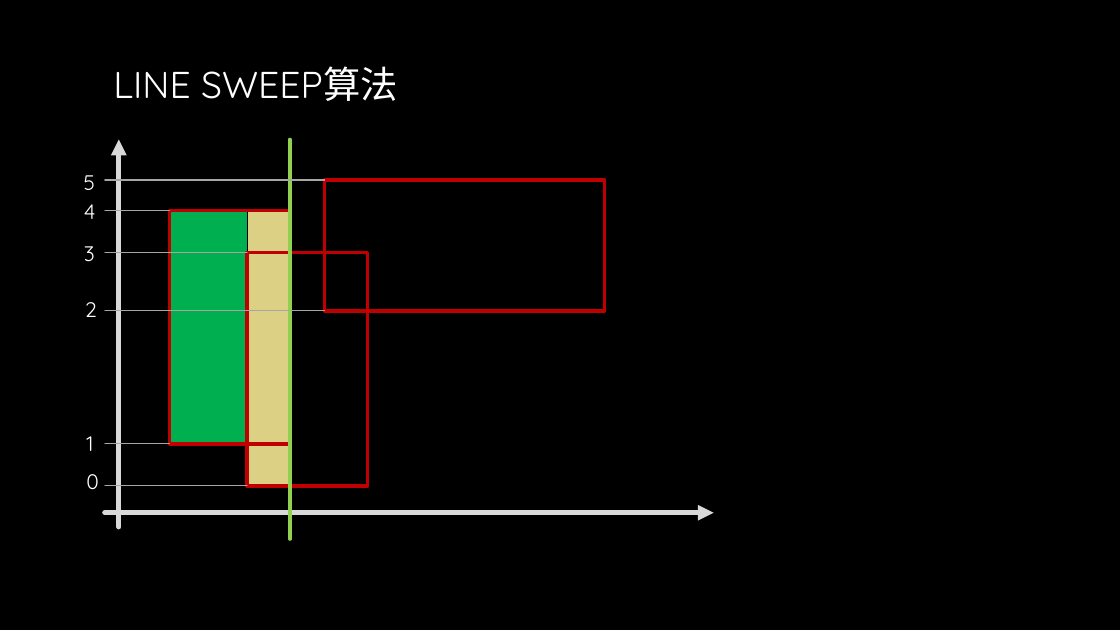
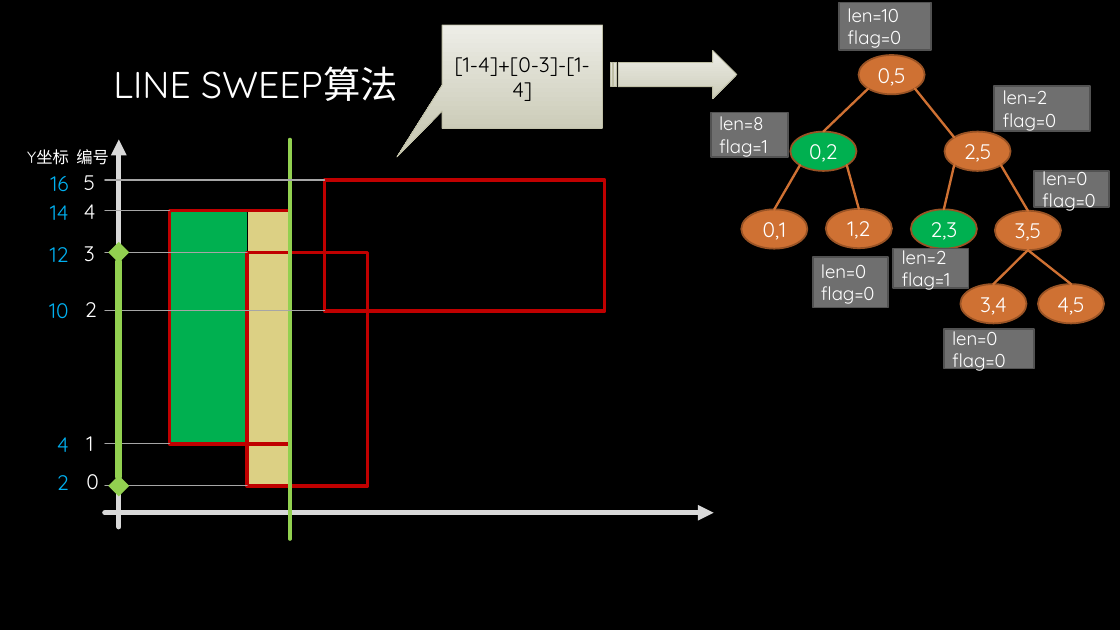
Before and after one commit to gzshawnliang/competitive-programming, a slide deck: slide 24 of doc/Other/RMQ问题.pptx. Drawn at 1120x630 pixels with LibreOffice and Linux fonts; fonts in the diff are those of the drawing; background and template pictures are left out. Boxes give left, top, right and bottom in pixels: in the first picture for what was removed or moved away, otherwise in the second. Text is boxed around its words. In the diff, an @@ line names an element or a change of style, - is before the commit and + after.

```diff
--- a/doc/Other/RMQ问题.pptx
+++ b/doc/Other/RMQ问题.pptx
@@ speech box added at <box>442,25,602,129</box>, fill gradient #EEEEE8 to #CCCCBA, outline #BFBFA5 0.75 pt, 18 pt, text #000000 @@
+[1-4]+[0-3]-[1-4]
@@ rectangle added at <box>839,3,931,50</box>, fill #6F6F6F, outline #525252 1.5 pt, 16 pt, text #FFFFFF @@
+len=10
+flag=0
@@ striped right arrow added at <box>611,50,737,98</box>, fill gradient #EEEEE8 to #CCCCBA, outline #BFBFA5 0.75 pt @@
@@ ellipse added at <box>859,55,925,95</box>, fill #CF7133, outline #995426 1.5 pt, 18 pt, text #FFFFFF @@
+0,5
@@ line added from (869, 88) to (823, 132), #CF7133 2 pt @@
@@ line added from (915, 88) to (954, 138), #CF7133 2 pt @@
@@ rectangle added at <box>995,86,1091,131</box>, fill #6F6F6F, outline #525252 1.5 pt, 16 pt, text #FFFFFF @@
+len=2
+flag=0
@@ rectangle added at <box>711,113,788,157</box>, fill #6F6F6F, outline #525252 1.5 pt, 16 pt, text #FFFFFF @@
+len=8
+flag=1
@@ group added at <box>27,149,109,490</box>: 7 texts @@
+4
+16
+10
+12
+14
+2
+Y坐标 编号
@@ ellipse added at <box>791,132,857,171</box>, fill #00B050, outline #995426 1.5 pt, 18 pt, text #FFFFFF @@
+0,2
@@ ellipse added at <box>944,132,1011,171</box>, fill #CF7133, outline #995426 1.5 pt, 18 pt, text #FFFFFF @@
+2,5
@@ line added from (800, 166) to (775, 209), #CF7133 2 pt @@
@@ line added from (847, 166) to (859, 209), #CF7133 2 pt @@
@@ line added from (954, 166) to (944, 209), #CF7133 2 pt @@
@@ line added from (1002, 166) to (1028, 211), #CF7133 2 pt @@
@@ rectangle added at <box>1034,171,1109,207</box>, fill #6F6F6F, outline #525252 1.5 pt, 16 pt, text #FFFFFF @@
+len=0
+flag=0
@@ ellipse added at <box>741,209,807,249</box>, fill #CF7133, outline #995426 1.5 pt, 18 pt, text #FFFFFF @@
+0,1
@@ ellipse added at <box>826,209,892,249</box>, fill #CF7133, outline #995426 1.5 pt, 18 pt, text #FFFFFF @@
+1,2
@@ ellipse added at <box>911,209,977,249</box>, fill #00B050, outline #995426 1.5 pt, 18 pt, text #FFFFFF @@
+2,3
@@ ellipse added at <box>995,211,1061,250</box>, fill #CF7133, outline #995426 1.5 pt, 18 pt, text #FFFFFF @@
+3,5
@@ double arrow added from (118, 253) to (118, 486), #92D050 6 pt @@
@@ rectangle added at <box>813,257,888,308</box>, fill #6F6F6F, outline #525252 1.5 pt, 16 pt, text #FFFFFF @@
+len=0
+flag=0
@@ rectangle added at <box>894,249,969,288</box>, fill #6F6F6F, outline #525252 1.5 pt, 16 pt, text #FFFFFF @@
+len=2
+flag=1
@@ line added from (1028, 250) to (994, 284), #CF7133 2 pt @@
@@ line added from (1028, 250) to (1071, 284), #CF7133 2 pt @@
@@ ellipse added at <box>960,284,1027,323</box>, fill #CF7133, outline #995426 1.5 pt, 18 pt, text #FFFFFF @@
+3,4
@@ ellipse added at <box>1038,284,1105,323</box>, fill #CF7133, outline #995426 1.5 pt, 18 pt, text #FFFFFF @@
+4,5
@@ rectangle added at <box>944,329,1034,369</box>, fill #6F6F6F, outline #525252 1.5 pt, 16 pt, text #FFFFFF @@
+len=0
+flag=0
```
Also in this commit, not shown: 5 other slides changed, 1 other file.
